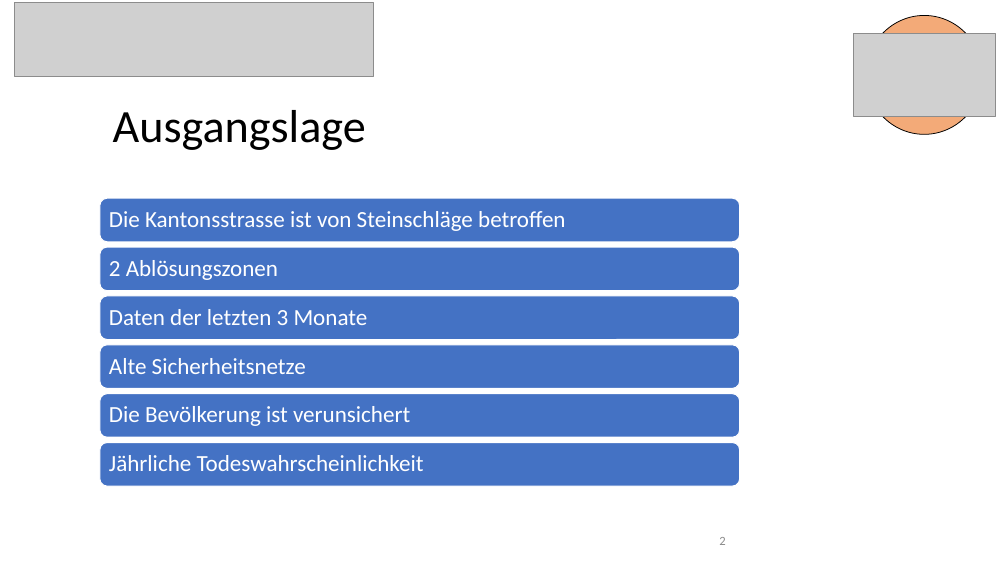
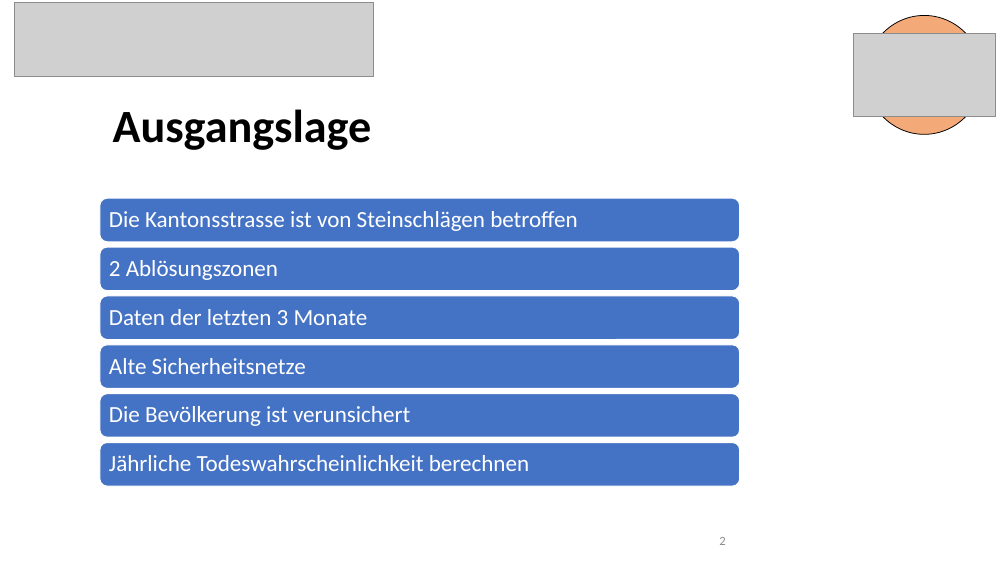
Before and after one commit to 7ben18/FHNW_Steinschlagrisiko, a slide deck: slide 2 of Praesentation/Steinschlagrisiko_Präsentation.pptx. Drawn at 1008x567 pixels with LibreOffice and Linux fonts; fonts in the diff are those of the drawing; grey boxes stand for pictures. Boxes give left, top, right and bottom in pixels: in the first picture for what was removed or moved away, otherwise in the second. Text is boxed around its words. In the diff, an @@ line names an element or a change of style, - is before the commit and + after.

```diff
--- a/Praesentation/Steinschlagrisiko_Präsentation.pptx
+++ b/Praesentation/Steinschlagrisiko_Präsentation.pptx
@@ title "Ausgangslage" at [113, 109, 372, 150]: bold on @@
@@ text at [109, 211, 577, 231]: text changed @@
-Die Kantonsstrasse ist von Steinschläge betroffen
+Die Kantonsstrasse ist von Steinschlägen betroffen
@@ text at [109, 455, 529, 471]: text changed @@
-Jährliche Todeswahrscheinlichkeit
+Jährliche Todeswahrscheinlichkeit berechnen
```
Also in this commit, not shown: 21 other slides changed.
